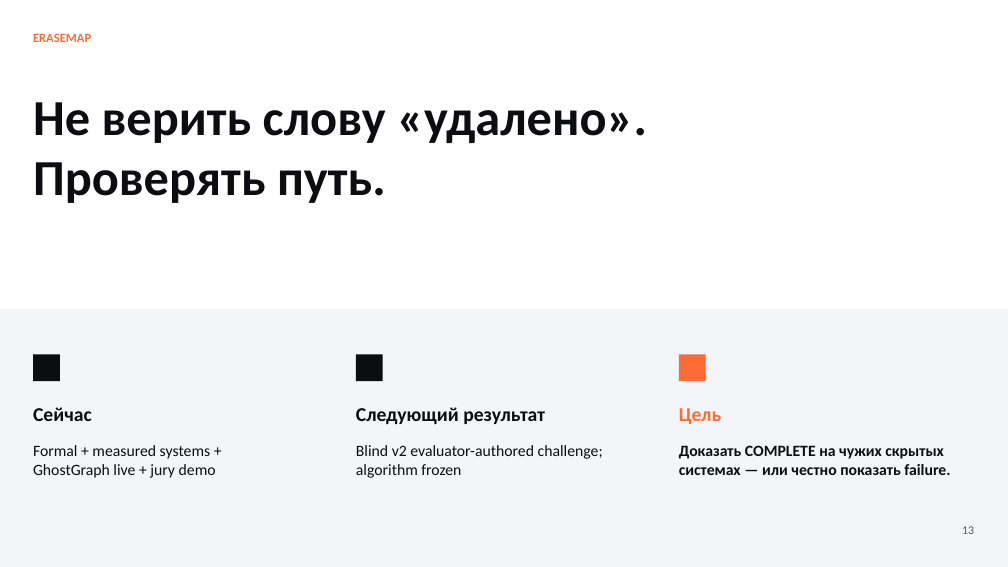
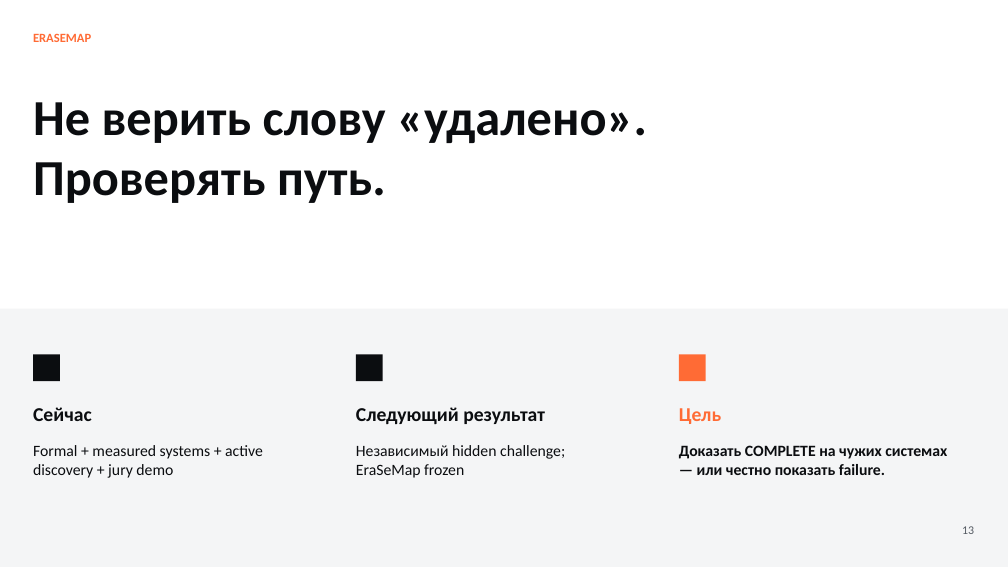
Before and after one commit to nazkari86-lab/erasemap, a slide deck: slide 13 of competition/EraSeMap_RKNP_ISEF_RU.pptx. Drawn at 1008x567 pixels with LibreOffice and Linux fonts; fonts in the diff are those of the drawing. Boxes give left, top, right and bottom in pixels: in the first picture for what was removed or moved away, otherwise in the second. Text is boxed around its words. In the diff, an @@ line names an element or a change of style, - is before the commit and + after.

```diff
--- a/competition/EraSeMap_RKNP_ISEF_RU.pptx
+++ b/competition/EraSeMap_RKNP_ISEF_RU.pptx
@@ text at bbox=[33, 445, 263, 478]: text changed @@
-Formal + measured systems + GhostGraph live + jury demo
+Formal + measured systems + active discovery + jury demo
@@ text at bbox=[356, 445, 565, 478]: text changed @@
-Blind v2 evaluator-authored challenge; algorithm frozen
+Независимый hidden challenge; EraSeMap frozen
@@ text at bbox=[679, 445, 947, 475]: text changed @@
-Доказать COMPLETE на чужих скрытых системах — или честно показать failure.
+Доказать COMPLETE на чужих системах — или честно показать failure.
```
Also in this commit, not shown: 9 other slides changed, 30 other files.
